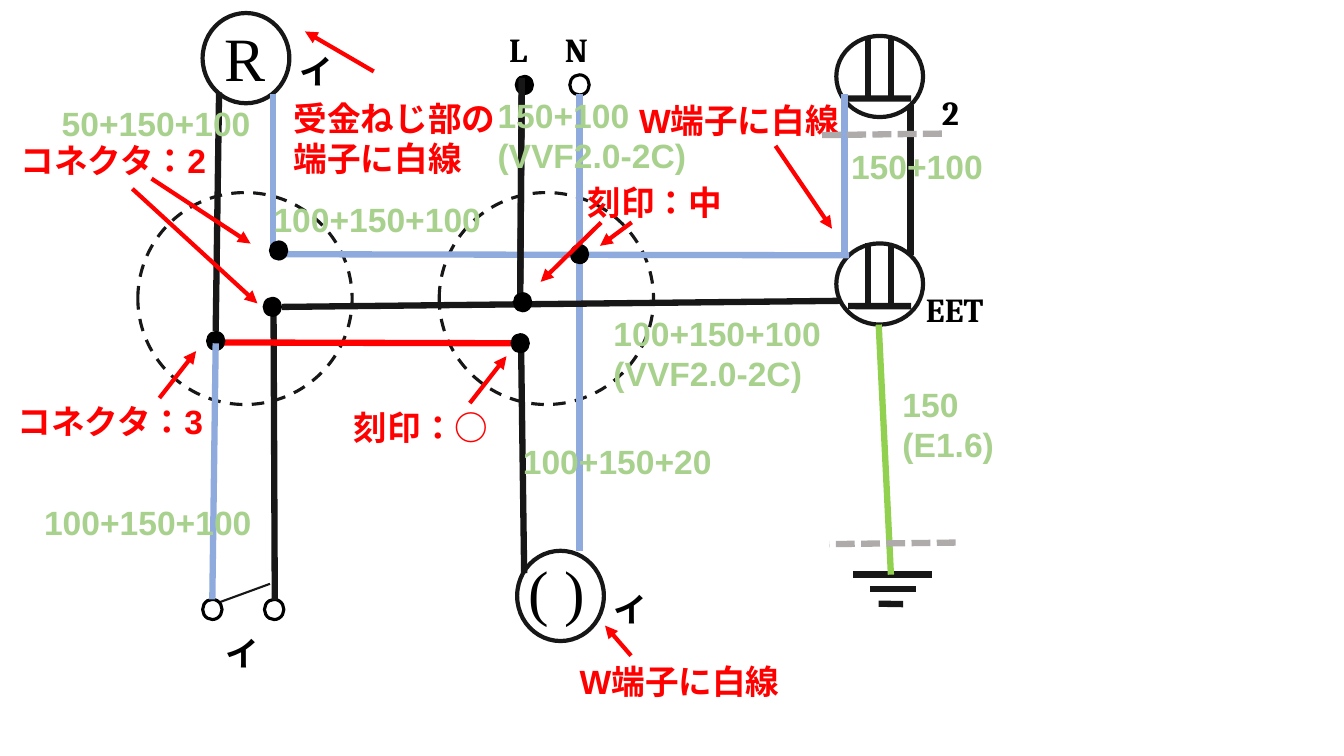
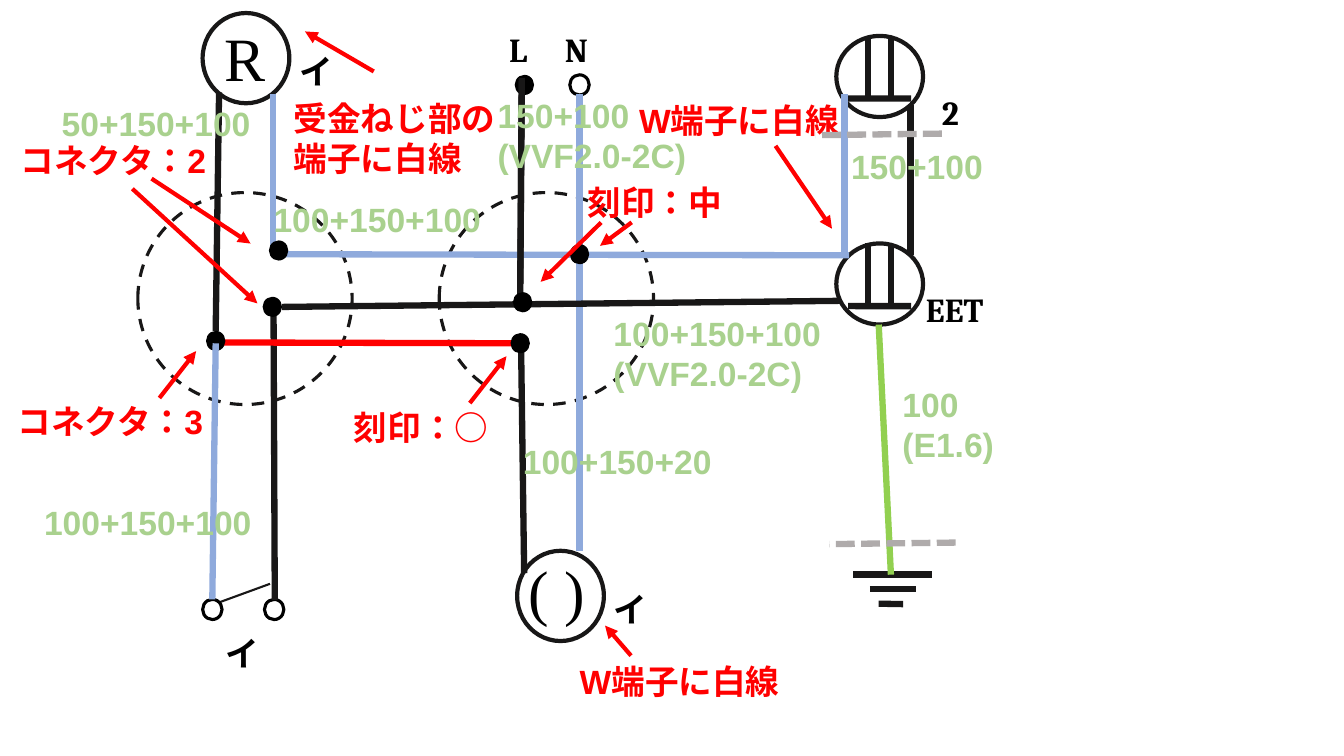
Before and after one commit to nishizumi-lab/sample, a slide deck: slide 7 of algorithm/electricity/03_denki-koujishi/01_kakomon/R1_1/02_jitsugi/q09/a09.pptx. Drawn at 1344x756 pixels with LibreOffice and Linux fonts; fonts in the diff are those of the drawing. Boxes give left, top, right and bottom in pixels: in the first picture for what was removed or moved away, otherwise in the second. Text is boxed around its words. In the diff, an @@ line names an element or a change of style, - is before the commit and + after.

```diff
--- a/algorithm/electricity/03_denki-koujishi/01_kakomon/R1_1/02_jitsugi/q09/a09.pptx
+++ b/algorithm/electricity/03_denki-koujishi/01_kakomon/R1_1/02_jitsugi/q09/a09.pptx
@@ text at (902,393,958,417): text changed @@
-150
+100
```
Also in this commit, not shown: 18 other files.
